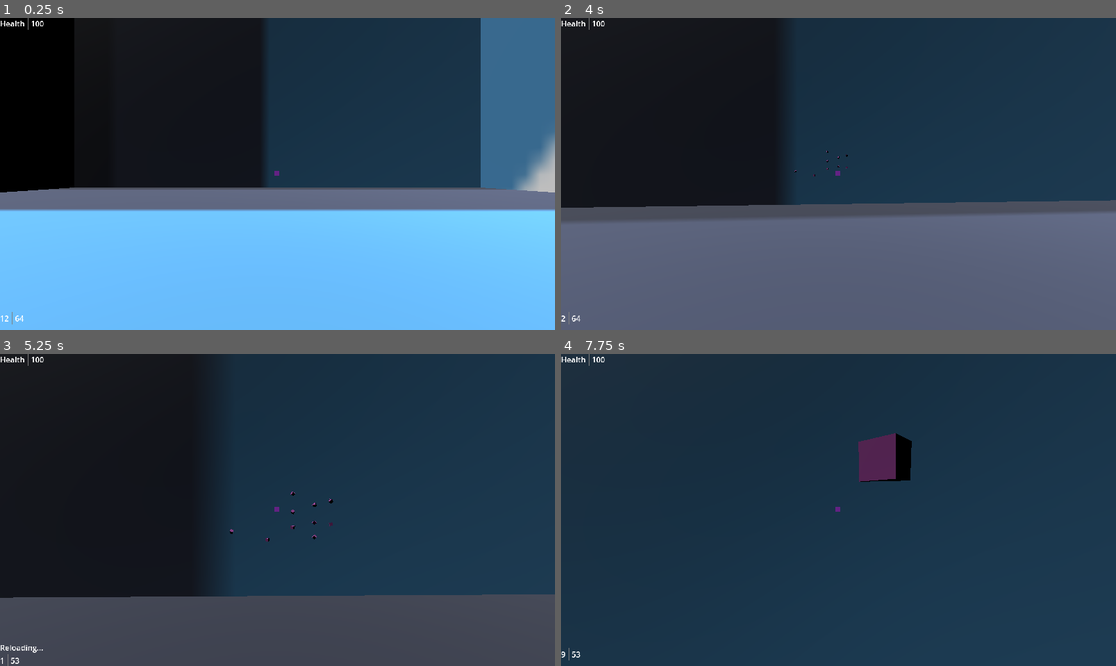
Above: before the commit, frames 1-4 (two rows, left to right).
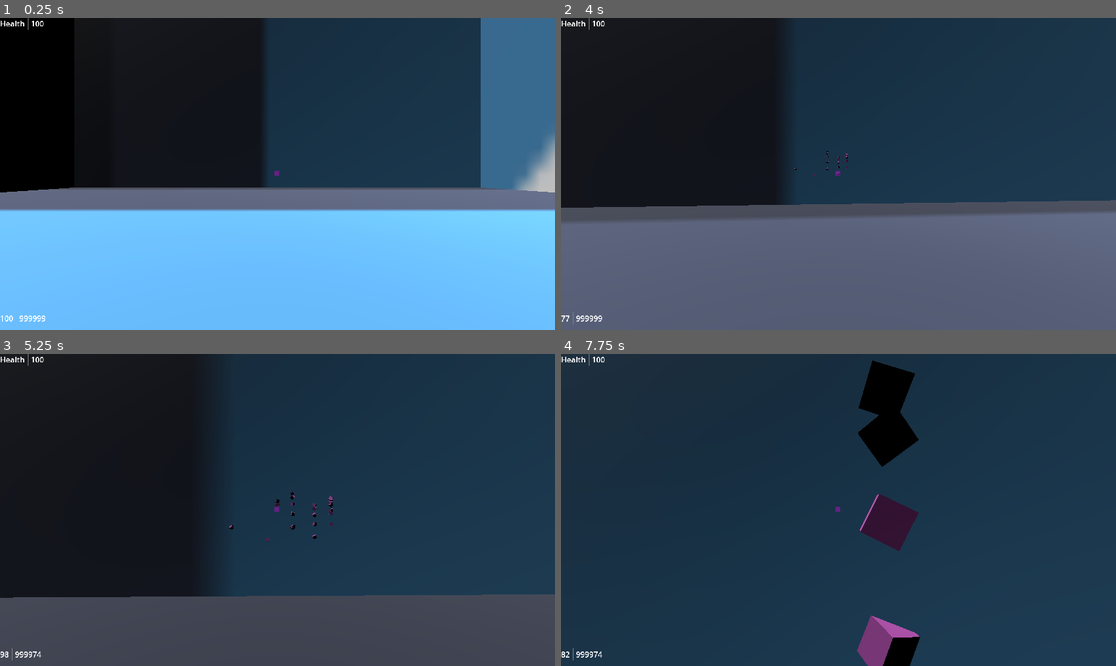
Above: after the commit, the same moments.

Repository: mabanana/FPS-Project-A
Game: Godot game, scene res://test_scene.tscn
Same seed, same stepped clock (60 frames per second), same inputs: the game is played once before the commit and once after it. The engine's default icon, where the game draws it, is replaced by a stand-in: a white triangle on a blue panel in a dark square.
Inputs (mouse positions are in pixels of both pictures, inside the frame that each line leads up to):
- Up to frame 1 (0.25 s): no input
- Up to frame 2 (4 s): tap Enter (ui_accept) at 0.5, 0.77, 1.52, 3.02, 3.77 s; move the mouse to (866, 174) at 0.52 s; press the mouse at (866, 174) at 0.53 s; hold Up (ui_up) from 0.53 s (still down); move the mouse to (810, 174) at 1.27 s; release the mouse at (810, 174) at 1.28 s; click (810, 174) at 1.35 s; move the mouse to (849, 167) at 2.02 s; press the mouse at (849, 167) at 2.03 s; move the mouse to (832, 180) at 2.77 s; release the mouse at (832, 180) at 2.78 s; click (832, 180) at 2.85 s; move the mouse to (877, 177) at 3.52 s; press the mouse at (877, 177) at 3.53 s
- Up to frame 3 (5.25 s): keep holding Up (ui_up); tap R (reload) at 4.15 s; move the mouse to (233, 506) at 4.27 s; release the mouse at (233, 506) at 4.28 s; click (233, 506) at 4.35 s; tap Enter (ui_accept) at 4.52 s; move the mouse to (283, 510) at 5.02 s; press the mouse at (283, 510) at 5.03 s
- Up to frame 4 (7.75 s): move the mouse to (816, 503) at 5.77 s; release Up (ui_up) at 5.78 s; release the mouse at (816, 503) at 5.78 s; hold Right (ui_right) 5.78-6.53 s; click (816, 503) at 5.85 s; tap Enter (ui_accept) at 6.02, 6.77, 7.52 s; move the mouse to (866, 510) at 6.52 s; press the mouse at (866, 510) at 6.53 s; hold Up (ui_up) from 6.53 s (still down); move the mouse to (810, 510) at 7.27 s; release the mouse at (810, 510) at 7.28 s; click (810, 510) at 7.35 s

The runs differ from the first frame. In frame 1, less than 0.1% of the frame differs, in the area x 0-9%, y 94-99%; in frame 2, 0.1%; in frame 3, 0.3%; in frame 4, 5.5%, in the area x 0-65%, y 2-100%.

Commit message:
Update test gun stats

Diff:
--- a/player.gd
+++ b/player.gd
@@ -10,7 +10,7 @@
 const RAY_LENGTH = 1000
 
 var trigger : bool = false
-var ammo_count : int = 64
+var ammo_count : int = 999999
 var hp : int = 100
 
 
--- a/test_gun_a.tres
+++ b/test_gun_a.tres
@@ -6,8 +6,8 @@
 script = ExtResource("1_8dgu7")
 oid = 1
 name = "Test Gun A"
-mag_size = 12
+mag_size = 100
 damage_floor = 20
 damage_ceiling = 70
-fire_rate = 3
-reload_time = 3
+fire_rate = 8
+reload_time = 1
